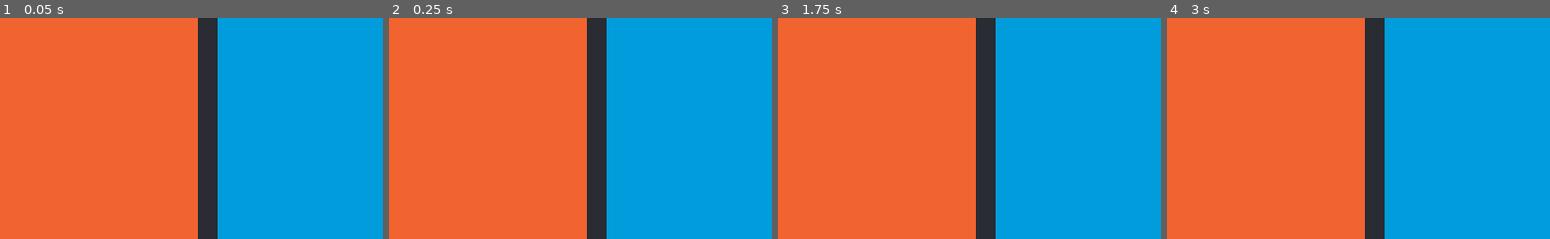
Above: before the commit, frames 1-4 (left to right).
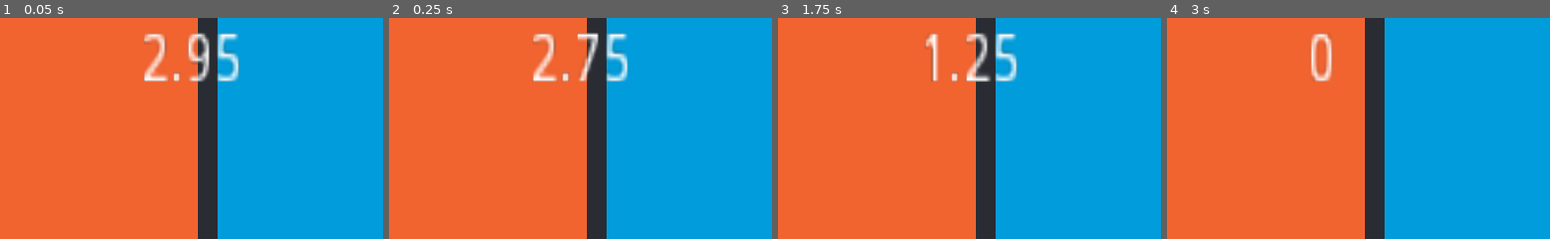
Above: after the commit, the same moments.

Repository: bitten-sweet-studio/paper-duel
Game: Godot game, scene res://arenas/arena_full.tscn
Two runs of this game, one before a commit and one after it. Both use one fixed random seed, a clock stepped at 60 frames per second and the inputs below. The engine's default icon, where the game draws it, is replaced by a stand-in: a white triangle on a blue panel in a dark square.
Inputs:
- Up to frame 1 (0.05 s): no input
- Up to frame 2 (0.25 s): no input
- Up to frame 3 (1.75 s): no input
- Up to frame 4 (3 s): no input
The pictures show only the part of the screen within x 21-71%, y 0-50%; the shares and areas given below are measured in that part.

The runs differ from the first frame. In frame 1, 2.6% of the frame differs, in the area x 37-63%, y 6-29%; in frame 2, 2.3%; in frame 3, 2.3%; in frame 4, 0.9%.

Commit message:
feat: Timers for card & Weapon attachment phases

Diff:
--- a/game/arenas/arena_full.tscn
+++ b/game/arenas/arena_full.tscn
@@ -61,3 +61,22 @@
 
 [node name="player2" parent="players" instance=ExtResource( 5 )]
 _movement_input_definition = ExtResource( 7 )
+
+[node name="card_timer" type="Timer" parent="."]
+wait_time = 3.0
+one_shot = true
+
+[node name="weapon_attachment_timer" type="Timer" parent="."]
+wait_time = 2.0
+one_shot = true
+
+[node name="time_label" type="Label" parent="."]
+margin_left = 794.0
+margin_top = 24.0
+margin_right = 1670.0
+margin_bottom = 486.0
+rect_scale = Vector2( 8.99015, 12.0935 )
+text = "00:30"
+
+[connection signal="timeout" from="card_timer" to="." method="_on_card_timer_timeout"]
+[connection signal="timeout" from="weapon_attachment_timer" to="." method="_on_weapon_attachment_timer_timeout"]
--- a/game/scripts/arena_full.gd
+++ b/game/scripts/arena_full.gd
@@ -3,23 +3,57 @@
 export var number_of_players = 2
 export var players_spawn_position_path : NodePath = ("players_spawn_positions")
 export var players_path : NodePath = ("players")
+export var card_timer_path : NodePath = ("card_timer")
+export var weapon_attachment_timer_path : NodePath = ("weapon_attachment_timer")
+export var time_label_path : NodePath = ("time_label")
+
+
+
 export var player_scene : PackedScene
 
 onready var players_spawn_position = get_node(players_spawn_position_path)
 onready var players = get_node(players_path)
+onready var card_timer = get_node(card_timer_path)
+onready var weapon_attachment_timer = get_node(weapon_attachment_timer_path)
+
+var is_in_preparation_time: bool
+var is_in_card_time: bool
+var is_in_weapon_attachment_time: bool
+onready var time_label = get_node(time_label_path)
+
+func _process(delta):
+	time_label.text = String(card_timer.time_left)
 
 
 func _ready():
 	reset_players_position()
-
+	start_card_time()
 
 func reset_players_position():
 	for i in players.get_child_count():
 		players.get_child(i).global_position = players_spawn_position.get_child(i).global_position
 
+func start_card_time():
+	print("Starting Card Time!")
+	is_in_preparation_time = true
+	is_in_card_time = true
+	card_timer.start()
+	#Handle Card Functions
 
+func start_weapon_attachment_time():
+	is_in_card_time = false
+	is_in_weapon_attachment_time = true
+	weapon_attachment_timer.start()
+	#Handle Weapon Attachment Functions
 
-#func instantiate_players():
-	#for i in number_of_players:
-		#var current_player = player_scene.instance()
-		#players.add_child(current_player)
+func _on_card_timer_timeout():
+	is_in_card_time = false
+	start_weapon_attachment_time()
+	print("Card Time has gone!")
+	print("Starting Weapon Attachment Time!")
+
+func _on_weapon_attachment_timer_timeout():
+	is_in_weapon_attachment_time = false
+
+	print("Weapon Attachment Time has gone!")
+	print("Starting Fight Time!")
